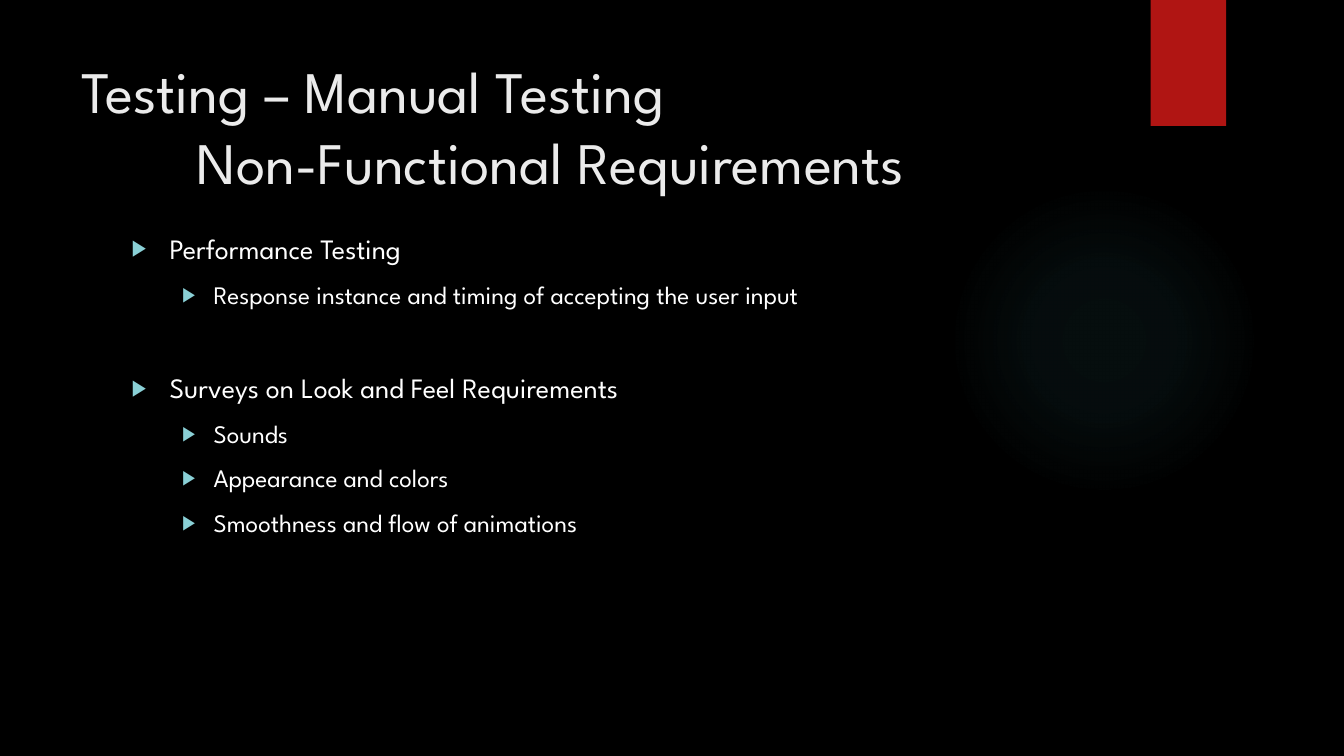
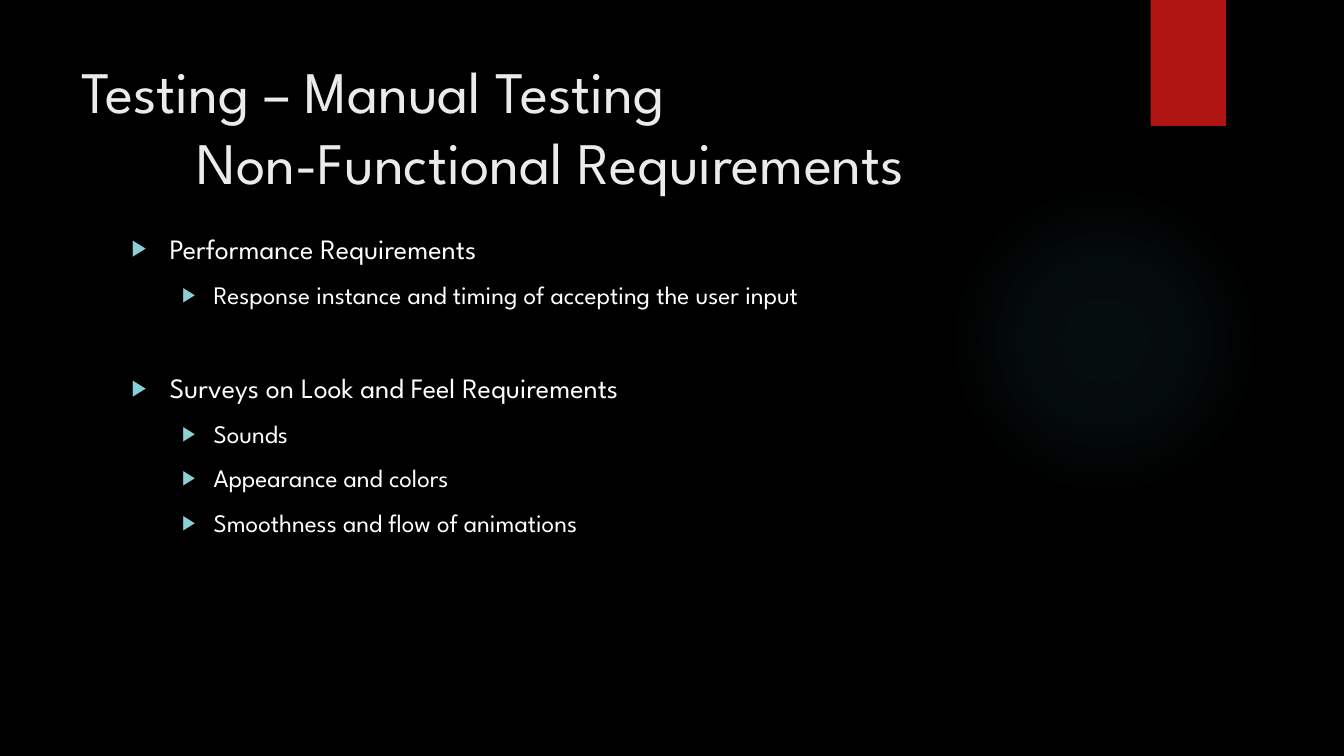
Before and after one commit to JP-Dakran/DNA_Says, a slide deck: slide 21 of Doc/FinalPresentation/FinalPresentation.pptx (slide 20 before the commit). Drawn at 1344x756 pixels with LibreOffice and Linux fonts; fonts in the diff are those of the drawing; background and template pictures are left out. Boxes give left, top, right and bottom in pixels: in the first picture for what was removed or moved away, otherwise in the second. Text is boxed around its words. In the diff, an @@ line names an element or a change of style, - is before the commit and + after.

```diff
--- a/Doc/FinalPresentation/FinalPresentation.pptx
+++ b/Doc/FinalPresentation/FinalPresentation.pptx
@@ text at <box>170,239,476,265</box>: text changed @@
-▶ Performance Testing
+▶ Performance Requirements
```
Also in this commit, not shown: 11 other slides changed, 1 slide added.
